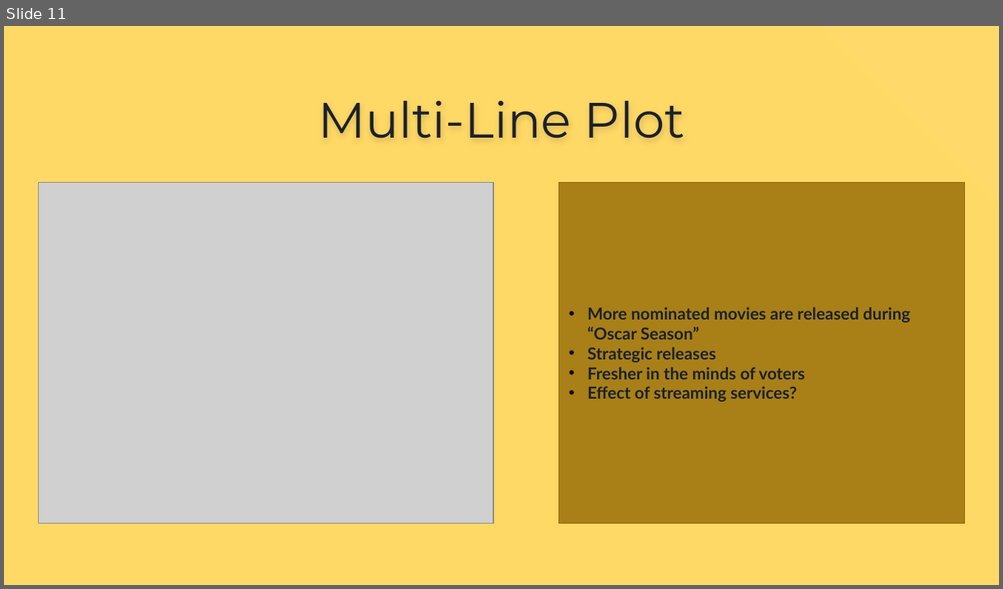
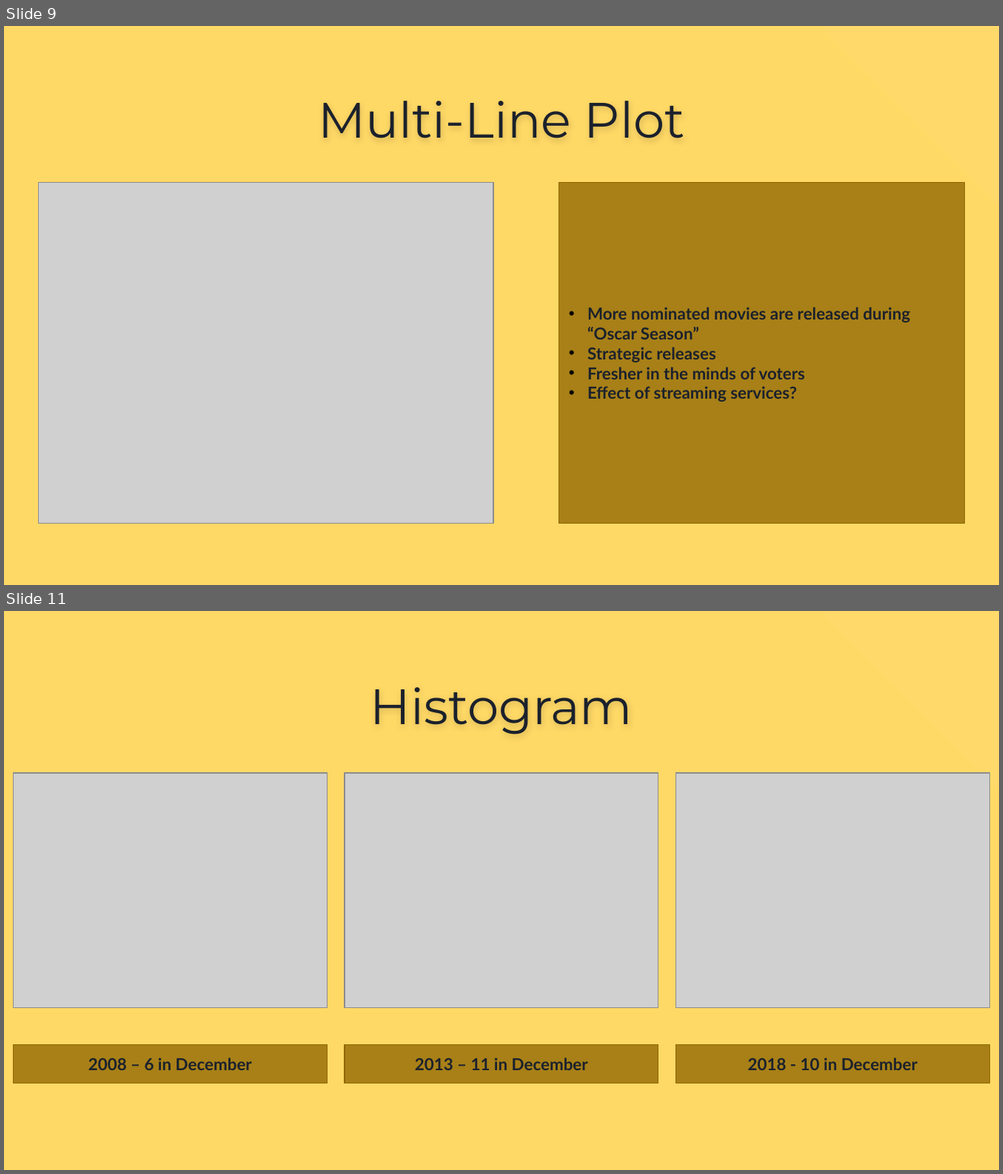
Before and after one commit to jamieah80/group-project-one, a slide deck: Group Project Presentation (1).pptx. Shown one above the other, each under a label of ours: slide 11 before the commit, slides 9 and 11 after it; the slides between them are not shown. The pictures are 1003x589 and 1003x1174 pixels, drawn with LibreOffice and Linux fonts; fonts in the diff are those of the drawing; grey boxes stand for pictures. Boxes give left, top, right and bottom in pixels: in the first picture for what was removed or moved away, otherwise in the second. Text is boxed around its words. In the diff, an @@ line names an element or a change of style, - is before the commit and + after.

```diff
--- a/Group Project Presentation (1).pptx
+++ b/Group Project Presentation (1).pptx
@@ slide 11 added at [4,611,999,1170], background #FFD966; not listed: 1 template element that a slide beside it also shows @@
@@ title added at [370,687,633,735], 36 pt, text #1B212C @@
+Histogram
@@ picture added at [13,773,326,1008] @@
@@ picture added at [344,773,657,1008] @@
@@ picture added at [675,773,989,1008] @@
@@ rectangle added at [13,1045,326,1083], fill #8F6600 at 77% opacity, outline #8F6600 0.75 pt, 12 pt, text #1B212C, bold @@
+2008 – 6 in December
@@ rectangle added at [344,1045,657,1083], fill #8F6600 at 77% opacity, outline #8F6600 0.75 pt, 12 pt, text #1B212C, bold @@
+2013 – 11 in December
@@ rectangle added at [675,1045,989,1083], fill #8F6600 at 77% opacity, outline #8F6600 0.75 pt, 12 pt, text #1B212C, bold @@
+2018 - 10 in December
@@ what was slide 11 is now slide 9 @@
```
Also in this commit, not shown: 9 other slides added, 4 slides removed, 1 other file.
